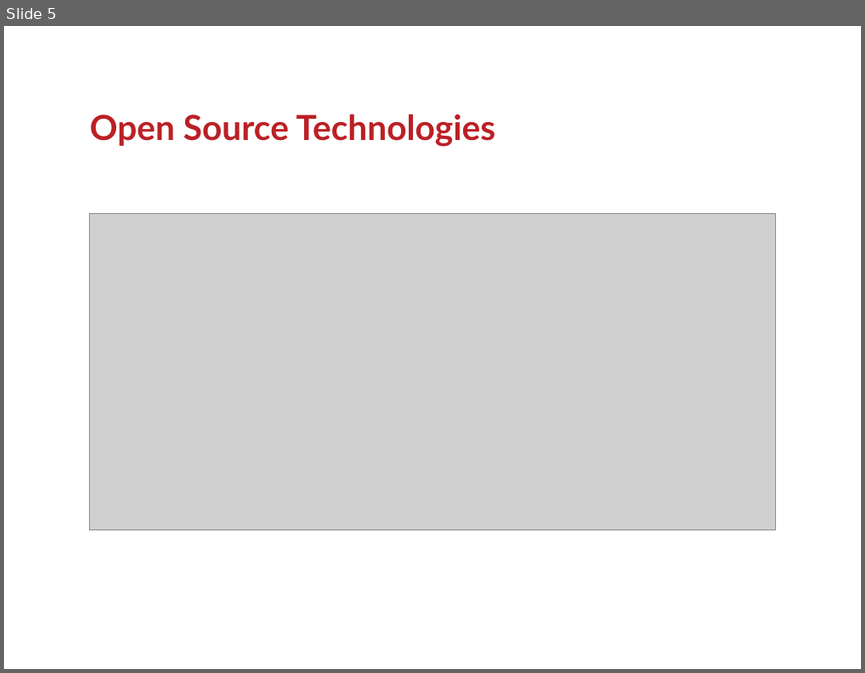
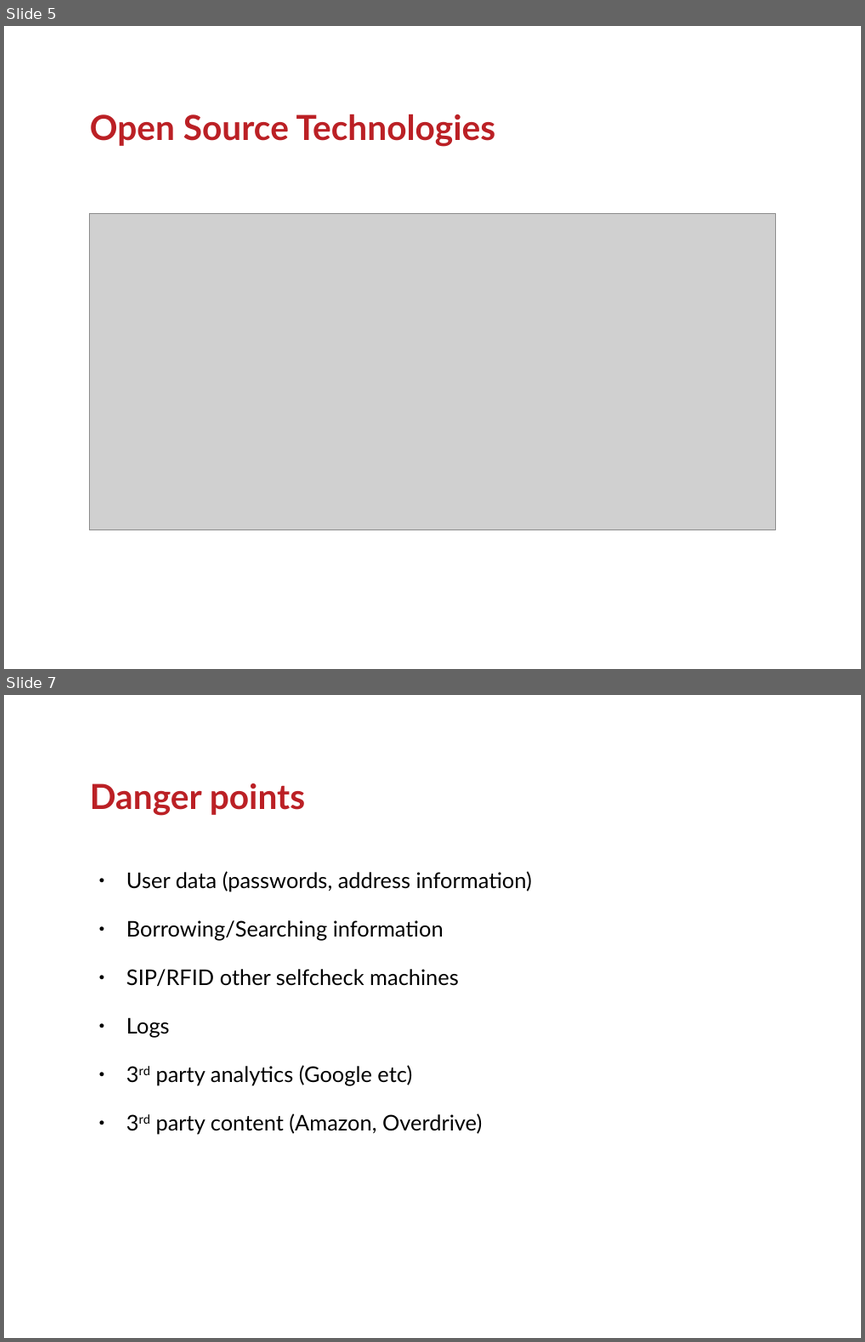
Before and after one commit to ranginui/presentation, a slide deck: kohacon15/privacy/privacy.odp. Shown one above the other, each under a label of ours: slide 5 before the commit, slides 5 and 7 after it; the slides between them are not shown. The pictures are 865x673 and 865x1342 pixels, drawn with LibreOffice and Linux fonts; fonts in the diff are those of the drawing; grey boxes stand for pictures; background and template pictures are left out. Boxes give left, top, right and bottom in pixels: in the first picture for what was removed or moved away, otherwise in the second. Text is boxed around its words. In the diff, an @@ line names an element or a change of style, - is before the commit and + after.

```diff
--- a/kohacon15/privacy/privacy.odp
+++ b/kohacon15/privacy/privacy.odp
@@ slide 7 added at (4, 695, 861, 1338), background #FFFFFF @@
@@ title added at (90, 783, 305, 816), 32 pt, text #BB2025, bold @@
+Danger points
@@ text added at (126, 871, 532, 1134), 20 pt, text #000000 @@
+● User data (passwords, address information)
+● Borrowing/Searching information
+● SIP/RFID other selfcheck machines
+● Logs
+● 3rd party analytics (Google etc)
+● 3rd party content (Amazon, Overdrive)
```
Also in this commit, not shown: 8 other slides added, 1 slide removed.
